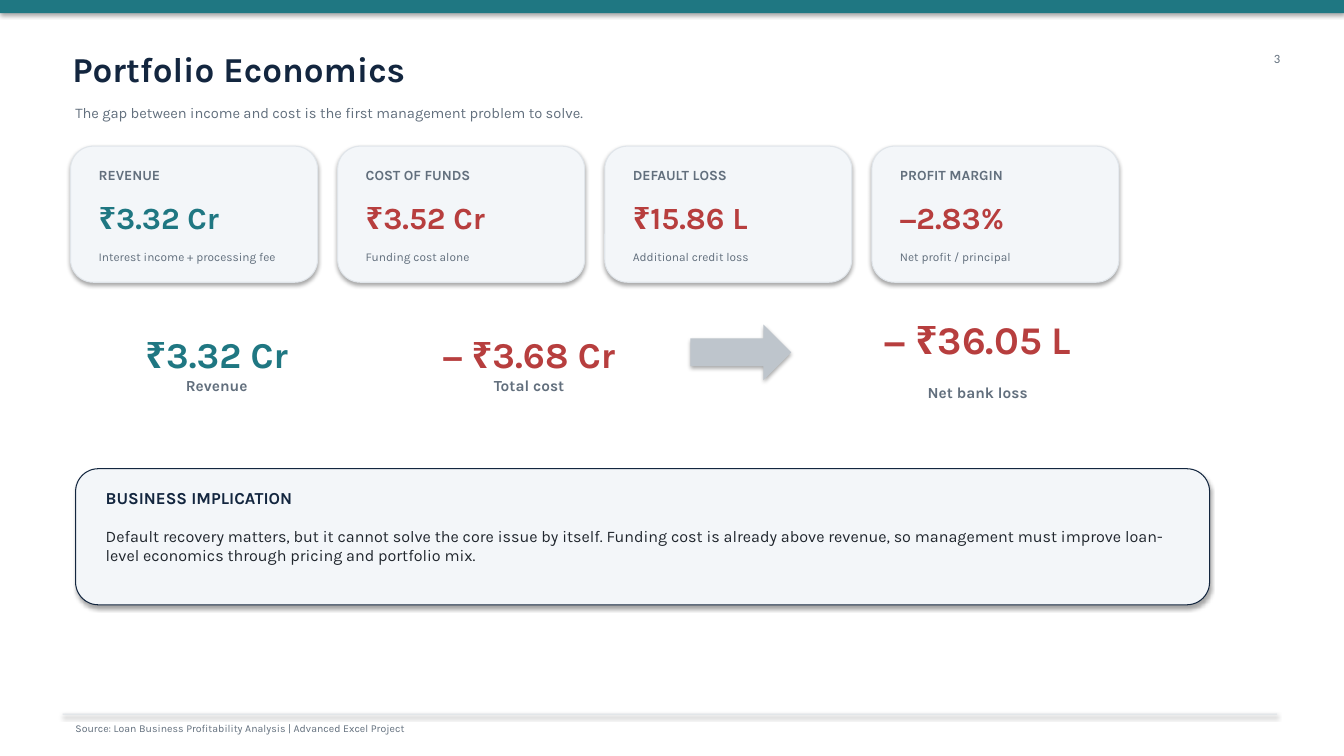
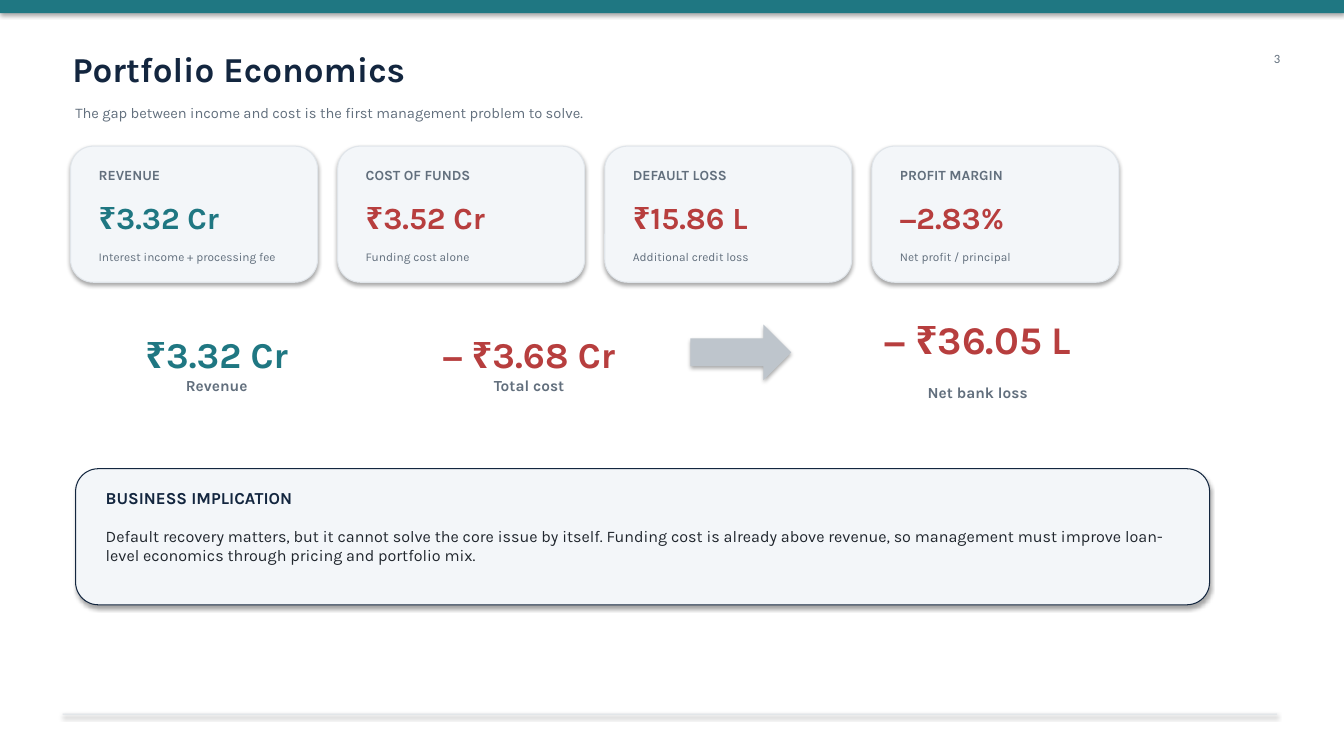
Before and after one commit to Tufanbera/Loan-Portfolio-Profitability-Risk-Analytics, a slide deck: slide 3 of Loan_Business_Profitability_Risk_Analysis.pptx. Drawn at 1344x756 pixels with LibreOffice and Linux fonts; fonts in the diff are those of the drawing. Boxes give left, top, right and bottom in pixels: in the first picture for what was removed or moved away, otherwise in the second. Text is boxed around its words. In the diff, an @@ line names an element or a change of style, - is before the commit and + after.

```diff
--- a/Loan_Business_Profitability_Risk_Analysis.pptx
+++ b/Loan_Business_Profitability_Risk_Analysis.pptx
@@ text removed at [75,725,405,735] @@
-Source: Loan Business Profitability Analysis | Advanced Excel Project
```
Also in this commit, not shown: 10 other slides changed.
